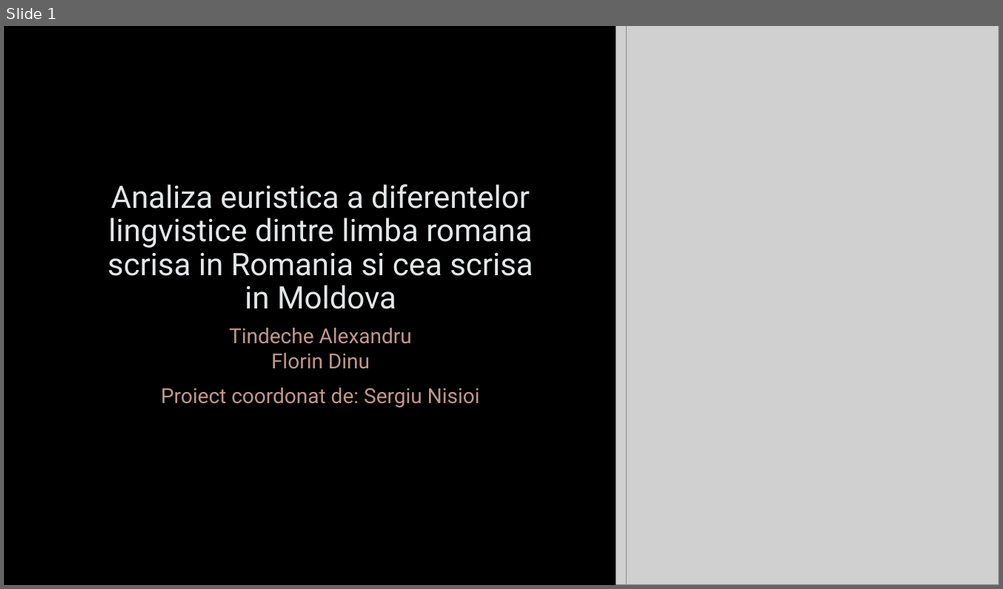
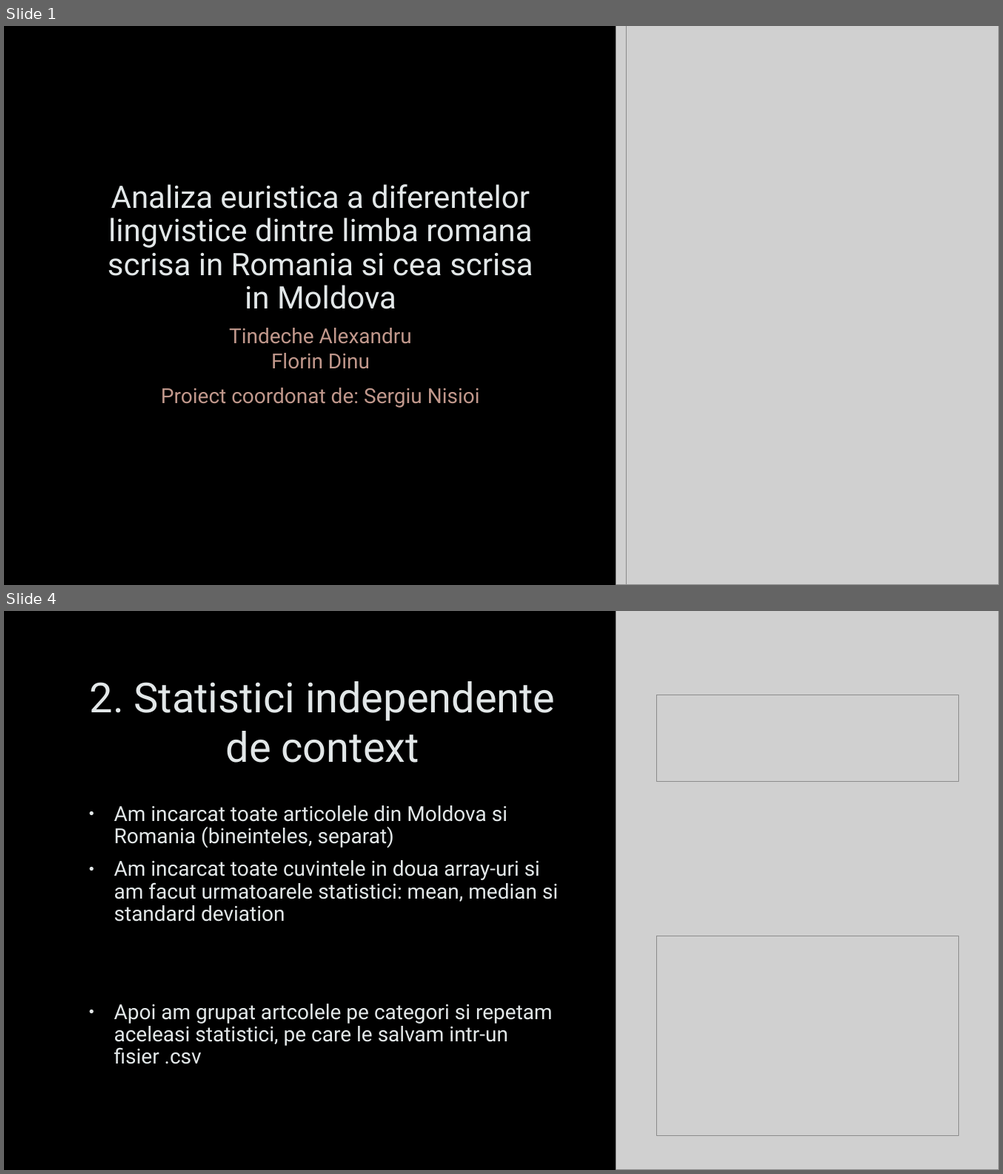
Before and after one commit to AlexTindeche/Romanian-Language-Study_Romania-Moldova, a slide deck: Presentation.pptx. Shown one above the other, each under a label of ours: slide 1 before the commit, slides 1 and 4 after it; the slides between them are not shown. The pictures are 1003x589 and 1003x1174 pixels, drawn with LibreOffice and Linux fonts; fonts in the diff are those of the drawing; grey boxes stand for pictures; background and template pictures are left out. Boxes give left, top, right and bottom in pixels: in the first picture for what was removed or moved away, otherwise in the second. Text is boxed around its words. In the diff, an @@ line names an element or a change of style, - is before the commit and + after.

```diff
--- a/Presentation.pptx
+++ b/Presentation.pptx
@@ slide 4 added at box(4, 611, 999, 1170), background picture (left out) @@
@@ picture added at box(616, 611, 999, 1170) @@
@@ title added at box(90, 681, 555, 763), 40 pt, text #E2E7E8 @@
+2. Statistici independente de context
@@ picture added at box(657, 695, 959, 782) @@
@@ text added at box(114, 806, 558, 1065), 20 pt, text #E2E7E8 @@
+• Am incarcat toate articolele din Moldova si Romania (bineinteles, separat)
+• Am incarcat toate cuvintele in doua array-uri si am facut urmatoarele statistici: mean, median si standard deviation
+• Apoi am grupat artcolele pe categori si repetam aceleasi statistici, pe care le salvam intr-un fisier .csv
@@ picture added at box(657, 937, 959, 1136) @@
```
Also in this commit, not shown: 1 slide changed, 7 other slides added, 3 other files.
